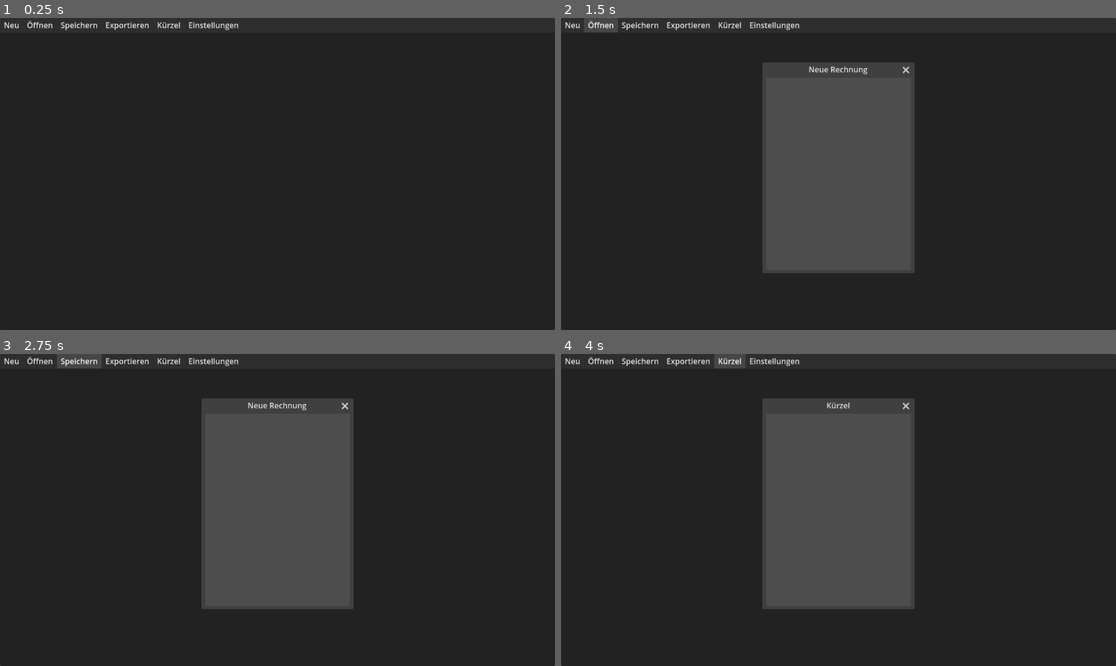
Above: before the commit, frames 1-4 (two rows, left to right).
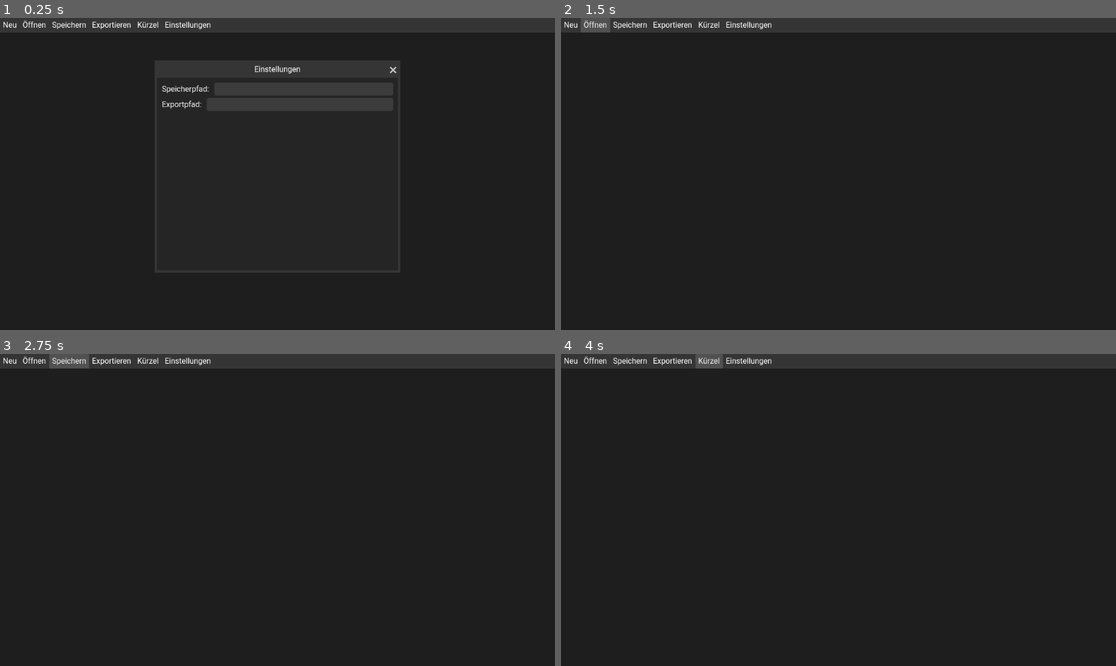
Above: after the commit, the same moments.

Repository: CappedMonke/InvoiceApp
Game: Godot game, scene res://scenes/main.tscn
The game is run twice, just before and just after one commit, with the same random seed, the same clock (stepped at 60 frames per second) and the same inputs.
Inputs:
- Up to frame 1 (0.25 s): no input
- Up to frame 2 (1.5 s): click "Neu" at 0.5 s; click "Öffnen" at 1.25 s
- Up to frame 3 (2.75 s): click "Speichern" at 2 s
- Up to frame 4 (4 s): click "Exportieren" at 2.75 s; click "Kürzel" at 3.5 s

The runs differ from the first frame. In frame 1, 3.5% of the frame differs, in the area x 0-100%, y 0-100%; in frame 2, 19%; in frame 3, 19%; in frame 4, 19%.

Commit message:
settings

Diff:
--- a/project.godot
+++ b/project.godot
@@ -15,3 +15,7 @@
 config/features=PackedStringArray("4.3", "Forward Plus")
 boot_splash/show_image=false
 config/icon="res://assets/icon.svg"
+
+[autoload]
+
+Config="*res://scripts/config.gd"
--- a/scenes/main.tscn
+++ b/scenes/main.tscn
@@ -1,8 +1,139 @@
-[gd_scene load_steps=4 format=3 uid="uid://pcoukgucto2q"]
+[gd_scene load_steps=25 format=3 uid="uid://pcoukgucto2q"]
 
 [ext_resource type="Script" path="res://scripts/main.gd" id="1_v7vu5"]
-[ext_resource type="Theme" uid="uid://ct7cl64bw5uos" path="res://styles/main.tres" id="2_i6ww5"]
-[ext_resource type="Script" path="res://scripts/menu.gd" id="3_t3od1"]
+[ext_resource type="FontFile" uid="uid://d1ug0o2q673ud" path="res://fonts/roboto/Roboto-Regular.ttf" id="2_bm3dy"]
+[ext_resource type="Script" path="res://scripts/menu/open.gd" id="3_jgixa"]
+[ext_resource type="Script" path="res://scripts/menu/settings.gd" id="4_w0at3"]
+
+[sub_resource type="StyleBoxFlat" id="StyleBoxFlat_f43lr"]
+bg_color = Color(1, 1, 1, 0)
+border_width_left = 8
+border_width_right = 8
+border_color = Color(1, 1, 1, 0)
+
+[sub_resource type="StyleBoxFlat" id="StyleBoxFlat_fgc0l"]
+bg_color = Color(1, 1, 1, 0.117647)
+border_width_left = 8
+border_width_right = 8
+border_color = Color(1, 1, 1, 0.117647)
+
+[sub_resource type="StyleBoxFlat" id="StyleBoxFlat_kmlhq"]
+bg_color = Color(1, 1, 1, 0)
+border_width_left = 8
+border_width_right = 8
+border_color = Color(1, 1, 1, 0)
+
+[sub_resource type="StyleBoxFlat" id="StyleBoxFlat_vm5q5"]
+bg_color = Color(1, 1, 1, 0)
+border_width_left = 8
+border_width_right = 8
+border_color = Color(1, 1, 1, 0)
+
+[sub_resource type="StyleBoxFlat" id="StyleBoxFlat_nvlyc"]
+bg_color = Color(0.368627, 0.360784, 0.392157, 1)
+
+[sub_resource type="StyleBoxFlat" id="StyleBoxFlat_2u3gb"]
+bg_color = Color(0.141176, 0.141176, 0.141176, 1)
+
+[sub_resource type="StyleBoxFlat" id="StyleBoxFlat_s7x16"]
+bg_color = Color(0.6, 0.756863, 0.945098, 1)
+expand_margin_left = 5.0
+expand_margin_top = 36.0
+expand_margin_right = 5.0
+expand_margin_bottom = 5.0
+
+[sub_resource type="Theme" id="Theme_cckwm"]
+Button/styles/focus = SubResource("StyleBoxFlat_f43lr")
+Button/styles/hover = SubResource("StyleBoxFlat_fgc0l")
+Button/styles/normal = SubResource("StyleBoxFlat_kmlhq")
+Button/styles/pressed = SubResource("StyleBoxFlat_vm5q5")
+HBoxContainer/constants/separation = 0
+Label/fonts/font = ExtResource("2_bm3dy")
+LineEdit/fonts/font = ExtResource("2_bm3dy")
+LineEdit/styles/normal = SubResource("StyleBoxFlat_nvlyc")
+MarginContainer/constants/margin_bottom = 10
+MarginContainer/constants/margin_left = 10
+MarginContainer/constants/margin_right = 10
+MarginContainer/constants/margin_top = 10
+PanelContainer/styles/panel = SubResource("StyleBoxFlat_2u3gb")
+VBoxContainer/constants/separation = 0
+Window/colors/title_color = Color(0.141176, 0.141176, 0.141176, 1)
+Window/fonts/title_font = ExtResource("2_bm3dy")
+Window/styles/embedded_border = SubResource("StyleBoxFlat_s7x16")
+
+[sub_resource type="StyleBoxFlat" id="StyleBoxFlat_ed5vu"]
+bg_color = Color(0.207843, 0.207843, 0.207843, 1)
+
+[sub_resource type="StyleBoxFlat" id="StyleBoxFlat_ijocy"]
+bg_color = Color(0.6, 0.6, 0.6, 0)
+border_width_left = 6
+border_width_right = 6
+border_color = Color(0.8, 0.8, 0.8, 0)
+
+[sub_resource type="StyleBoxFlat" id="StyleBoxFlat_mtiaj"]
+bg_color = Color(0.317647, 0.317647, 0.317647, 1)
+border_width_left = 6
+border_width_right = 6
+border_color = Color(0.317647, 0.317647, 0.317647, 1)
+
+[sub_resource type="StyleBoxFlat" id="StyleBoxFlat_33kdd"]
+bg_color = Color(0.6, 0.6, 0.6, 0)
+border_width_left = 6
+border_width_right = 6
+border_color = Color(0.8, 0.8, 0.8, 0)
+
+[sub_resource type="StyleBoxFlat" id="StyleBoxFlat_y4yko"]
+bg_color = Color(0.317647, 0.317647, 0.317647, 1)
+border_width_left = 6
+border_width_right = 6
+border_color = Color(0.317647, 0.317647, 0.317647, 1)
+
+[sub_resource type="Theme" id="Theme_4joqk"]
+Button/colors/font_color = Color(1, 1, 1, 1)
+Button/fonts/font = ExtResource("2_bm3dy")
+Button/styles/focus = SubResource("StyleBoxFlat_ijocy")
+Button/styles/hover = SubResource("StyleBoxFlat_mtiaj")
+Button/styles/normal = SubResource("StyleBoxFlat_33kdd")
+Button/styles/pressed = SubResource("StyleBoxFlat_y4yko")
+
+[sub_resource type="StyleBoxFlat" id="StyleBoxFlat_w7o66"]
+bg_color = Color(0.207843, 0.207843, 0.207843, 1)
+expand_margin_left = 5.0
+expand_margin_top = 36.0
+expand_margin_right = 5.0
+expand_margin_bottom = 5.0
+
+[sub_resource type="Theme" id="Theme_j2myq"]
+Window/colors/title_color = Color(1, 1, 1, 1)
+Window/fonts/title_font = ExtResource("2_bm3dy")
+Window/styles/embedded_border = SubResource("StyleBoxFlat_w7o66")
+
+[sub_resource type="StyleBoxFlat" id="StyleBoxFlat_y5etu"]
+bg_color = Color(0.145098, 0.145098, 0.14902, 1)
+
+[sub_resource type="StyleBoxFlat" id="StyleBoxFlat_ktbvv"]
+content_margin_left = 6.0
+bg_color = Color(0.235294, 0.235294, 0.235294, 1)
+border_width_left = 1
+border_width_top = 1
+border_width_right = 1
+border_width_bottom = 1
+border_color = Color(0, 0.498039, 0.831373, 1)
+corner_radius_top_left = 4
+corner_radius_top_right = 4
+corner_radius_bottom_right = 4
+corner_radius_bottom_left = 4
+
+[sub_resource type="StyleBoxFlat" id="StyleBoxFlat_xqm32"]
+content_margin_left = 6.0
+bg_color = Color(0.235294, 0.235294, 0.235294, 1)
+corner_radius_top_left = 4
+corner_radius_top_right = 4
+corner_radius_bottom_right = 4
+corner_radius_bottom_left = 4
+
+[sub_resource type="StyleBoxFlat" id="StyleBoxFlat_nyhg2"]
+bg_color = Color(0.117647, 0.117647, 0.117647, 1)
 
 [node name="Main" type="Control"]
 layout_mode = 3
@@ -13,15 +144,6 @@
 grow_vertical = 2
 script = ExtResource("1_v7vu5")
 
-[node name="Background" type="Panel" parent="."]
-layout_mode = 1
-anchors_preset = 15
-anchor_right = 1.0
-anchor_bottom = 1.0
-grow_horizontal = 2
-grow_vertical = 2
-theme = ExtResource("2_i6ww5")
-
 [node name="VBoxContainer" type="VBoxContainer" parent="."]
 layout_mode = 1
 anchors_preset = 15
@@ -29,58 +151,29 @@
 anchor_bottom = 1.0
 grow_horizontal = 2
 grow_vertical = 2
-theme = ExtResource("2_i6ww5")
-
-[node name="Menu" type="HBoxContainer" parent="VBoxContainer"]
+theme_override_constants/separation = 0
+
+[node name="Menu" type="PanelContainer" parent="VBoxContainer"]
+layout_mode = 2
+theme = SubResource("Theme_cckwm")
+theme_override_styles/panel = SubResource("StyleBoxFlat_ed5vu")
+
+[node name="HBoxContainer" type="HBoxContainer" parent="VBoxContainer/Menu"]
 custom_minimum_size = Vector2(0, 30)
 layout_mode = 2
 size_flags_vertical = 3
 size_flags_stretch_ratio = 0.0
-theme = ExtResource("2_i6ww5")
-script = ExtResource("3_t3od1")
-
-[node name="New" type="Button" parent="VBoxContainer/Menu"]
-layout_mode = 2
-theme = ExtResource("2_i6ww5")
+theme_override_constants/separation = 0
+
+[node name="New" type="Button" parent="VBoxContainer/Menu/HBoxContainer"]
+layout_mode = 2
+theme = SubResource("Theme_4joqk")
+theme_override_fonts/font = ExtResource("2_bm3dy")
+theme_override_font_sizes/font_size = 16
 text = "Neu
 "
 
-[node name="Open" type="Button" parent="VBoxContainer/Menu"]
-layout_mode = 2
-theme = ExtResource("2_i6ww5")
-text = "Öffnen"
-
-[node name="Save" type="Button" parent="VBoxContainer/Menu"]
-layout_mode = 2
-theme = ExtResource("2_i6ww5")
-text = "Speichern"
-
-[node name="Export" type="Button" parent="VBoxContainer/Menu"]
-layout_mode = 2
-theme = ExtResource("2_i6ww5")
-text = "Exportieren
-"
-
-[node name="Shortcuts" type="Button" parent="VBoxContainer/Menu"]
-layout_mode = 2
-theme = ExtResource("2_i6ww5")
-text = "Kürzel"
-
-[node name="Settings" type="Button" parent="VBoxContainer/Menu"]
-layout_mode = 2
-theme = ExtResource("2_i6ww5")
-text = "Einstellungen"
-
-[node name="OpenFileDialog" type="FileDialog" parent="VBoxContainer/Menu"]
-title = "Rechnung öffnen"
-initial_position = 2
-size = Vector2i(720, 480)
-file_mode = 0
-access = 2
-filters = PackedStringArray("*json")
-use_native_dialog = true
-
-[node name="NewWindow" type="Window" parent="VBoxContainer/Menu"]
+[node name="NewWindow" type="Window" parent="VBoxContainer/Menu/HBoxContainer/New"]
 title = "Neue Rechnung"
 initial_position = 2
 size = Vector2i(300, 400)
@@ -89,7 +182,47 @@
 transient = true
 popup_window = true
 
-[node name="ShortcutsWindow" type="Window" parent="VBoxContainer/Menu"]
+[node name="Open" type="Button" parent="VBoxContainer/Menu/HBoxContainer"]
+layout_mode = 2
+theme = SubResource("Theme_4joqk")
+theme_override_fonts/font = ExtResource("2_bm3dy")
+theme_override_font_sizes/font_size = 16
+text = "Öffnen"
+script = ExtResource("3_jgixa")
+
+[node name="OpenFileDialog" type="FileDialog" parent="VBoxContainer/Menu/HBoxContainer/Open"]
+title = "Open a File"
+initial_position = 2
+size = Vector2i(720, 480)
+ok_button_text = "Open"
+file_mode = 0
+access = 2
+filters = PackedStringArray("*json")
+use_native_dialog = true
+
+[node name="Save" type="Button" parent="VBoxContainer/Menu/HBoxContainer"]
+layout_mode = 2
+theme = SubResource("Theme_4joqk")
+theme_override_fonts/font = ExtResource("2_bm3dy")
+theme_override_font_sizes/font_size = 16
+text = "Speichern"
+
+[node name="Export" type="Button" parent="VBoxContainer/Menu/HBoxContainer"]
+layout_mode = 2
+theme = SubResource("Theme_4joqk")
+theme_override_fonts/font = ExtResource("2_bm3dy")
+theme_override_font_sizes/font_size = 16
+text = "Exportieren
+"
+
+[node name="Shortcuts" type="Button" parent="VBoxContainer/Menu/HBoxContainer"]
+layout_mode = 2
+theme = SubResource("Theme_4joqk")
+theme_override_fonts/font = ExtResource("2_bm3dy")
+theme_override_font_sizes/font_size = 16
+text = "Kürzel"
+
+[node name="ShortcutsWindow" type="Window" parent="VBoxContainer/Menu/HBoxContainer/Shortcuts"]
 auto_translate_mode = 1
 title = "Kürzel"
 initial_position = 2
@@ -99,35 +232,80 @@
 transient = true
 popup_window = true
 
-[node name="SettingsWindow" type="Window" parent="VBoxContainer/Menu"]
+[node name="Settings" type="Button" parent="VBoxContainer/Menu/HBoxContainer"]
+layout_mode = 2
+theme = SubResource("Theme_4joqk")
+theme_override_fonts/font = ExtResource("2_bm3dy")
+theme_override_font_sizes/font_size = 16
+text = "Einstellungen"
+script = ExtResource("4_w0at3")
+
+[node name="SettingsWindow" type="Window" parent="VBoxContainer/Menu/HBoxContainer/Settings"]
+auto_translate_mode = 1
 title = "Einstellungen"
 initial_position = 2
-size = Vector2i(300, 400)
-visible = false
+size = Vector2i(500, 400)
 wrap_controls = true
 transient = true
 popup_window = true
+theme = SubResource("Theme_j2myq")
+theme_override_colors/title_color = Color(1, 1, 1, 1)
+
+[node name="PanelContainer" type="PanelContainer" parent="VBoxContainer/Menu/HBoxContainer/Settings/SettingsWindow"]
+anchors_preset = 15
+anchor_right = 1.0
+anchor_bottom = 1.0
+grow_horizontal = 2
+grow_vertical = 2
+theme_override_styles/panel = SubResource("StyleBoxFlat_y5etu")
+
+[node name="MarginContainer" type="MarginContainer" parent="VBoxContainer/Menu/HBoxContainer/Settings/SettingsWindow/PanelContainer"]
+layout_mode = 2
+theme_override_constants/margin_left = 10
+theme_override_constants/margin_top = 10
+theme_override_constants/margin_right = 10
+theme_override_constants/margin_bottom = 10
+
+[node name="VBoxContainer" type="VBoxContainer" parent="VBoxContainer/Menu/HBoxContainer/Settings/SettingsWindow/PanelContainer/MarginContainer"]
+layout_mode = 2
+theme_override_constants/separation = 5
+
+[node name="SavePath" type="HBoxContainer" parent="VBoxContainer/Menu/HBoxContainer/Settings/SettingsWindow/PanelContainer/MarginContainer/VBoxContainer"]
+layout_mode = 2
+theme_override_constants/separation = 10
+
+[node name="Label" type="Label" parent="VBoxContainer/Menu/HBoxContainer/Settings/SettingsWindow/PanelContainer/MarginContainer/VBoxContainer/SavePath"]
+layout_mode = 2
+text = "Speicherpfad:"
+
+[node name="SavePath" type="LineEdit" parent="VBoxContainer/Menu/HBoxContainer/Settings/SettingsWindow/PanelContainer/MarginContainer/VBoxContainer/SavePath"]
+layout_mode = 2
+size_flags_horizontal = 3
+theme_override_styles/focus = SubResource("StyleBoxFlat_ktbvv")
+theme_override_styles/normal = SubResource("StyleBoxFlat_xqm32")
+
+[node name="ExportPath" type="HBoxContainer" parent="VBoxContainer/Menu/HBoxContainer/Settings/SettingsWindow/PanelContainer/MarginContainer/VBoxContainer"]
+layout_mode = 2
+theme_override_constants/separation = 10
+
+[node name="Label" type="Label" parent="VBoxContainer/Menu/HBoxContainer/Settings/SettingsWindow/PanelContainer/MarginContainer/VBoxContainer/ExportPath"]
+layout_mode = 2
+text = "Exportpfad:"
+
+[node name="ExportPath" type="LineEdit" parent="VBoxContainer/Menu/HBoxContainer/Settings/SettingsWindow/PanelContainer/MarginContainer/VBoxContainer/ExportPath"]
+layout_mode = 2
+size_flags_horizontal = 3
+theme_override_styles/focus = SubResource("StyleBoxFlat_ktbvv")
+theme_override_styles/normal = SubResource("StyleBoxFlat_xqm32")
 
 [node name="Body" type="PanelContainer" parent="VBoxContainer"]
 layout_mode = 2
 size_flags_vertical = 3
-theme = ExtResource("2_i6ww5")
-
-[node name="Footer" type="HBoxContainer" parent="VBoxContainer"]
-visible = false
-custom_minimum_size = Vector2(0, 30)
-layout_mode = 2
-size_flags_vertical = 3
-size_flags_stretch_ratio = 0.0
-theme = ExtResource("2_i6ww5")
-
-[connection signal="pressed" from="VBoxContainer/Menu/New" to="VBoxContainer/Menu" method="_on_new_pressed"]
-[connection signal="pressed" from="VBoxContainer/Menu/Open" to="VBoxContainer/Menu" method="_on_open_pressed"]
-[connection signal="pressed" from="VBoxContainer/Menu/Save" to="VBoxContainer/Menu" method="_on_save_pressed"]
-[connection signal="pressed" from="VBoxContainer/Menu/Export" to="VBoxContainer/Menu" method="_on_export_pressed"]
-[connection signal="pressed" from="VBoxContainer/Menu/Shortcuts" to="VBoxContainer/Menu" method="_on_shortcuts_pressed"]
-[connection signal="pressed" from="VBoxContainer/Menu/Settings" to="VBoxContainer/Menu" method="_on_settings_pressed"]
-[connection signal="file_selected" from="VBoxContainer/Menu/OpenFileDialog" to="VBoxContainer/Menu" method="_on_open_file_dialog_file_selected"]
-[connection signal="close_requested" from="VBoxContainer/Menu/NewWindow" to="VBoxContainer/Menu" method="_on_new_window_close_requested"]
-[connection signal="close_requested" from="VBoxContainer/Menu/ShortcutsWindow" to="VBoxContainer/Menu" method="_on_shortcuts_window_close_requested"]
-[connection signal="close_requested" from="VBoxContainer/Menu/SettingsWindow" to="VBoxContainer/Menu" method="_on_settings_window_close_requested"]
+theme_override_styles/panel = SubResource("StyleBoxFlat_nyhg2")
+
+[connection signal="pressed" from="VBoxContainer/Menu/HBoxContainer/Open" to="VBoxContainer/Menu/HBoxContainer/Open" method="_on_pressed"]
+[connection signal="close_requested" from="VBoxContainer/Menu/HBoxContainer/Open/OpenFileDialog" to="VBoxContainer/Menu/HBoxContainer/Open" method="_on_open_file_dialog_close_requested"]
+[connection signal="file_selected" from="VBoxContainer/Menu/HBoxContainer/Open/OpenFileDialog" to="VBoxContainer/Menu/HBoxContainer/Open" method="_on_open_file_dialog_file_selected"]
+[connection signal="pressed" from="VBoxContainer/Menu/HBoxContainer/Settings" to="VBoxContainer/Menu/HBoxContainer/Settings" method="_on_pressed"]
+[connection signal="close_requested" from="VBoxContainer/Menu/HBoxContainer/Settings/SettingsWindow" to="VBoxContainer/Menu/HBoxContainer/Settings" method="_on_settings_window_close_requested"]
+[connection signal="focus_exited" from="VBoxContainer/Menu/HBoxContainer/Settings/SettingsWindow" to="VBoxContainer/Menu/HBoxContainer/Settings" method="_on_settings_window_focus_exited"]
--- /dev/null
+++ b/scripts/config.gd
@@ -0,0 +1 @@
+extends Node
--- a/scripts/menu.gd
+++ /dev/null
@@ -1,49 +0,0 @@
-extends HBoxContainer
-
-
-@onready var open_file_dialog: FileDialog = $OpenFileDialog
-@onready var new_window: Window = $NewWindow
-@onready var shortcuts_window: Window = $ShortcutsWindow
-@onready var settings_window: Window = $SettingsWindow
-
-
-func _on_new_pressed() -> void:
-	new_window.show()
-
-
-func _on_open_pressed() -> void:
-	open_file_dialog.show()
-
-
-func _on_save_pressed() -> void:
-	pass # Replace with function body.
-
-
-func _on_export_pressed() -> void:
-	pass # Replace with function body.
-
-
-func _on_shortcuts_pressed() -> void:
-	shortcuts_window.show()
-
-
-func _on_settings_pressed() -> void:
-	settings_window.show()
-
-
-func _on_open_file_dialog_file_selected(path: String) -> void:
-	var file = FileAccess.open(path, FileAccess.READ)
-	var json_text = file.get_as_text()
-	var data = JSON.parse_string(json_text)
-
-
-func _on_new_window_close_requested() -> void:
-	new_window.hide()
-
-
-func _on_shortcuts_window_close_requested() -> void:
-	shortcuts_window.hide()
-
-
-func _on_settings_window_close_requested() -> void:
-	settings_window.hide()
--- /dev/null
+++ b/scripts/menu/open.gd
@@ -0,0 +1,18 @@
+extends Button
+
+
+@onready var open_file_dialog: FileDialog = $OpenFileDialog
+
+
+func _on_pressed() -> void:
+	open_file_dialog.show()
+
+
+func _on_open_file_dialog_close_requested() -> void:
+	open_file_dialog.hide()
+
+
+func _on_open_file_dialog_file_selected(path: String) -> void:
+	var file = FileAccess.open(path, FileAccess.READ)
+	var json_text = file.get_as_text()
+	var data = JSON.parse_string(json_text)
--- /dev/null
+++ b/scripts/menu/settings.gd
@@ -0,0 +1,16 @@
+extends Button
+
+
+@onready var settings_window: Window = $SettingsWindow
+
+
+func _on_pressed() -> void:
+	settings_window.show()
+
+
+func _on_settings_window_focus_exited() -> void:
+	settings_window.hide()
+
+
+func _on_settings_window_close_requested() -> void:
+	settings_window.hide()
--- a/styles/main.tres
+++ /dev/null
@@ -1,33 +0,0 @@
-[gd_resource type="Theme" load_steps=5 format=3 uid="uid://ct7cl64bw5uos"]
-
-[sub_resource type="StyleBoxFlat" id="StyleBoxFlat_f43lr"]
-bg_color = Color(1, 1, 1, 0)
-border_width_left = 8
-border_width_right = 8
-border_color = Color(1, 1, 1, 0)
-
-[sub_resource type="StyleBoxFlat" id="StyleBoxFlat_fgc0l"]
-bg_color = Color(1, 1, 1, 0.117647)
-border_width_left = 8
-border_width_right = 8
-border_color = Color(1, 1, 1, 0.117647)
-
-[sub_resource type="StyleBoxFlat" id="StyleBoxFlat_kmlhq"]
-bg_color = Color(1, 1, 1, 0)
-border_width_left = 8
-border_width_right = 8
-border_color = Color(1, 1, 1, 0)
-
-[sub_resource type="StyleBoxFlat" id="StyleBoxFlat_vm5q5"]
-bg_color = Color(1, 1, 1, 0)
-border_width_left = 8
-border_width_right = 8
-border_color = Color(1, 1, 1, 0)
-
-[resource]
-Button/styles/focus = SubResource("StyleBoxFlat_f43lr")
-Button/styles/hover = SubResource("StyleBoxFlat_fgc0l")
-Button/styles/normal = SubResource("StyleBoxFlat_kmlhq")
-Button/styles/pressed = SubResource("StyleBoxFlat_vm5q5")
-HBoxContainer/constants/separation = 0
-VBoxContainer/constants/separation = 0
